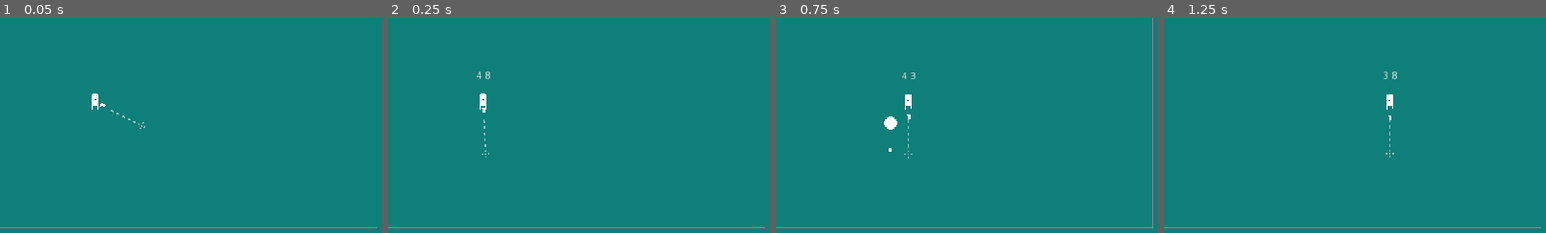
Above: before the commit, frames 1-4 (left to right).
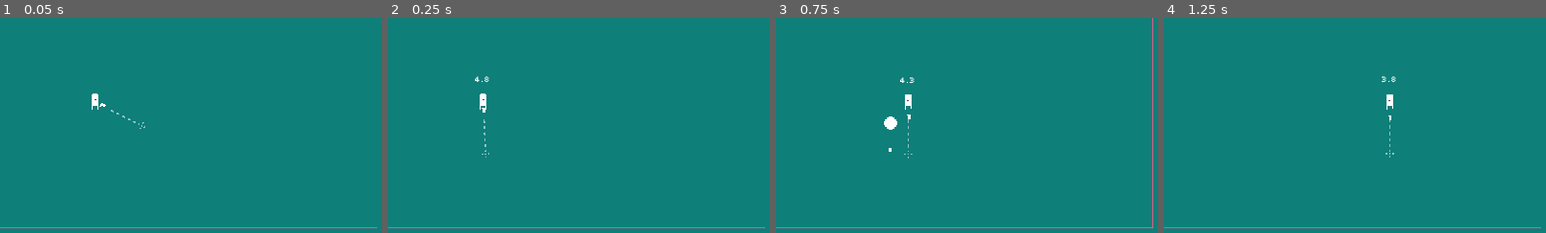
Above: after the commit, the same moments.

Repository: skarnl/gmtk-game-jam
Game: Godot game, scene res://screens/splash.tscn
The game is run twice, just before and just after one commit, with the same random seed, the same clock (stepped at 60 frames per second) and the same inputs. Sound files missing from this copy of the repository are replaced by a short silence.
Inputs:
- Up to frame 1 (0.05 s): no input
- Up to frame 2 (0.25 s): no input
- Up to frame 3 (0.75 s): tap Enter at 0.5 s; hold Right (ui_right) from 0.53 s (still down)
- Up to frame 4 (1.25 s): keep holding Right (ui_right)
The pictures show only the part of the screen within x 50-100%, y 50-100%; the shares and areas given below are measured in that part.

Frame 1 is identical in both runs. In frame 2, 0.1% of the frame differs, in the area x 22-27%, y 24-30%; in frame 3, less than 0.1%; in frame 4, 0.1%, in the area x 57-61%, y 24-30%.

Commit message:
Set font for player countdown

Diff:
--- a/entities/player.tscn
+++ b/entities/player.tscn
@@ -7,6 +7,7 @@
 [ext_resource path="res://assets/images/player-walk-eyes.png" type="Texture" id=5]
 [ext_resource path="res://assets/images/aim.png" type="Texture" id=6]
 [ext_resource path="res://assets/sounds/177054__woodmoose__lowerguncock.wav" type="AudioStream" id=7]
+[ext_resource path="res://assets/default.theme" type="Theme" id=8]
 
 [sub_resource type="CapsuleShape2D" id=1]
 radius = 4.96715
@@ -123,6 +124,7 @@
 margin_top = -41.2099
 margin_right = 20.3276
 margin_bottom = -27.2099
+theme = ExtResource( 8 )
 align = 1
 valign = 1
 __meta__ = {
Not shown: 1 places in entities/player.tscn that only renumber resources
